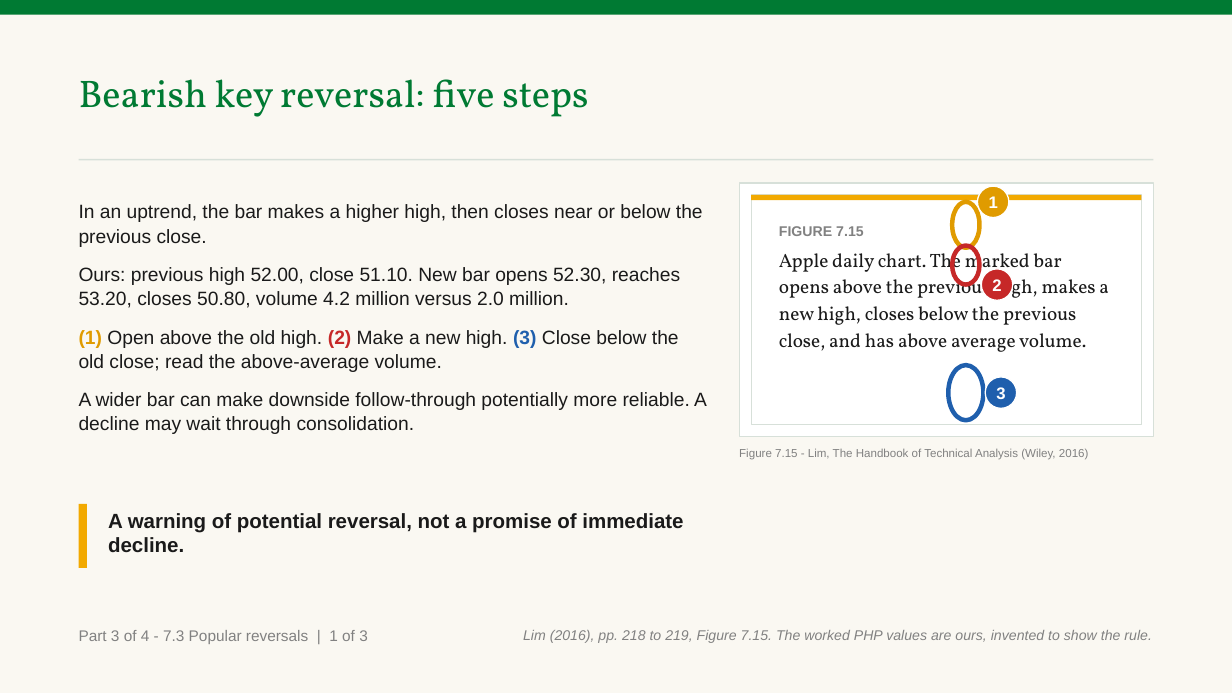
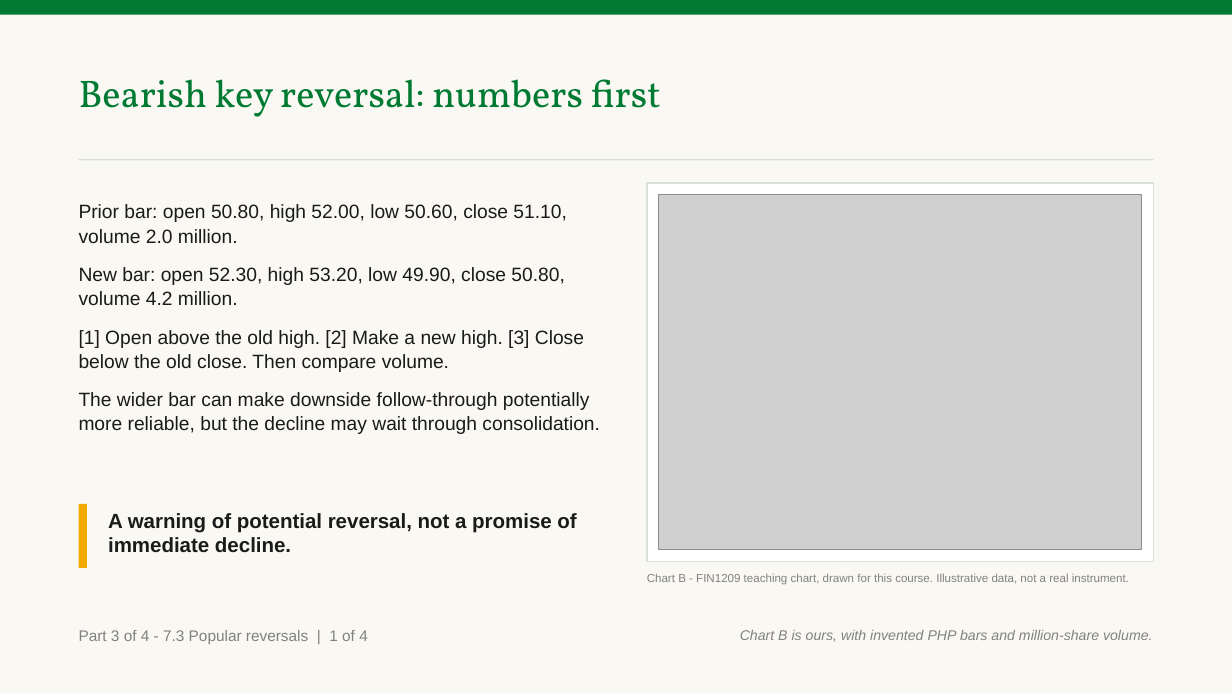
Before and after one commit to benjiesotelo-sudo/Telos_FIN1209, a slide deck: slide 7 of chapter-07/FIN1209-Chapter-07.pptx. Drawn at 1232x693 pixels with LibreOffice and Linux fonts; fonts in the diff are those of the drawing; grey boxes stand for pictures. Boxes give left, top, right and bottom in pixels: in the first picture for what was removed or moved away, otherwise in the second. Text is boxed around its words. In the diff, an @@ line names an element or a change of style, - is before the commit and + after.

```diff
--- a/chapter-07/FIN1209-Chapter-07.pptx
+++ b/chapter-07/FIN1209-Chapter-07.pptx
@@ text at box(79, 79, 661, 117): text changed @@
-Bearish key reversal: five steps
+Bearish key reversal: numbers first
@@ text at box(79, 204, 600, 434): text changed @@
-In an uptrend, the bar makes a higher high, then closes near or below the previous close.
-Ours: previous high 52.00, close 51.10. New bar opens 52.30, reaches 53.20, closes 50.80, volume 4.2 million versus 2.0 million.
-(1) Open above the old high. (2) Make a new high. (3) Close below the old close; read the above-average volume.
-A wider bar can make downside follow-through potentially more reliable. A decline may wait through consolidation.
+Prior bar: open 50.80, high 52.00, low 50.60, close 51.10, volume 2.0 million.
+New bar: open 52.30, high 53.20, low 49.90, close 50.80, volume 4.2 million.
+[1] Open above the old high. [2] Make a new high. [3] Close below the old close. Then compare volume.
+The wider bar can make downside follow-through potentially more reliable, but the decline may wait through consolidation.
@@ rectangle: place and size @@
-rectangle at box(739, 183, 1153, 437)
+rectangle at box(647, 183, 1153, 562)
@@ picture added at box(659, 195, 1141, 550) @@
@@ rectangle removed at box(751, 195, 1141, 425) @@
@@ rectangle removed at box(751, 195, 1141, 201) @@
@@ ellipse removed at box(952, 201, 980, 248) @@
@@ ellipse removed at box(978, 186, 1009, 217) @@
-1
@@ text removed at box(779, 226, 1109, 352) @@
-FIGURE 7.15
-Apple daily chart. The marked bar opens above the previous high, makes a new high, closes below the previous close, and has above average volume.
@@ ellipse removed at box(952, 246, 980, 285) @@
@@ ellipse removed at box(982, 269, 1013, 300) @@
-2
@@ ellipse removed at box(948, 365, 983, 421) @@
@@ ellipse removed at box(985, 377, 1017, 409) @@
-3
@@ text removed at box(739, 448, 1089, 460) @@
-Figure 7.15 - Lim, The Handbook of Technical Analysis (Wiley, 2016)
@@ text "A warning of potential reversal, ..." rewrapped from box(108, 513, 683, 553) to box(108, 513, 576, 553) @@
@@ text added at box(647, 573, 1129, 585), 9 pt, text #818181 @@
+Chart B - FIN1209 teaching chart, drawn for this course. Illustrative data, not a real instrument.
@@ text at box(79, 630, 368, 644): text changed @@
-Part 3 of 4 - 7.3 Popular reversals | 1 of 3
+Part 3 of 4 - 7.3 Popular reversals | 1 of 4
@@ text at box(740, 630, 1153, 642): text changed @@
-Lim (2016), pp. 218 to 219, Figure 7.15. The worked PHP values are ours, invented to show the rule.
+Chart B is ours, with invented PHP bars and million-share volume.
```
Also in this commit, not shown: 6 other slides changed, 1 slide added, 2 other files.
